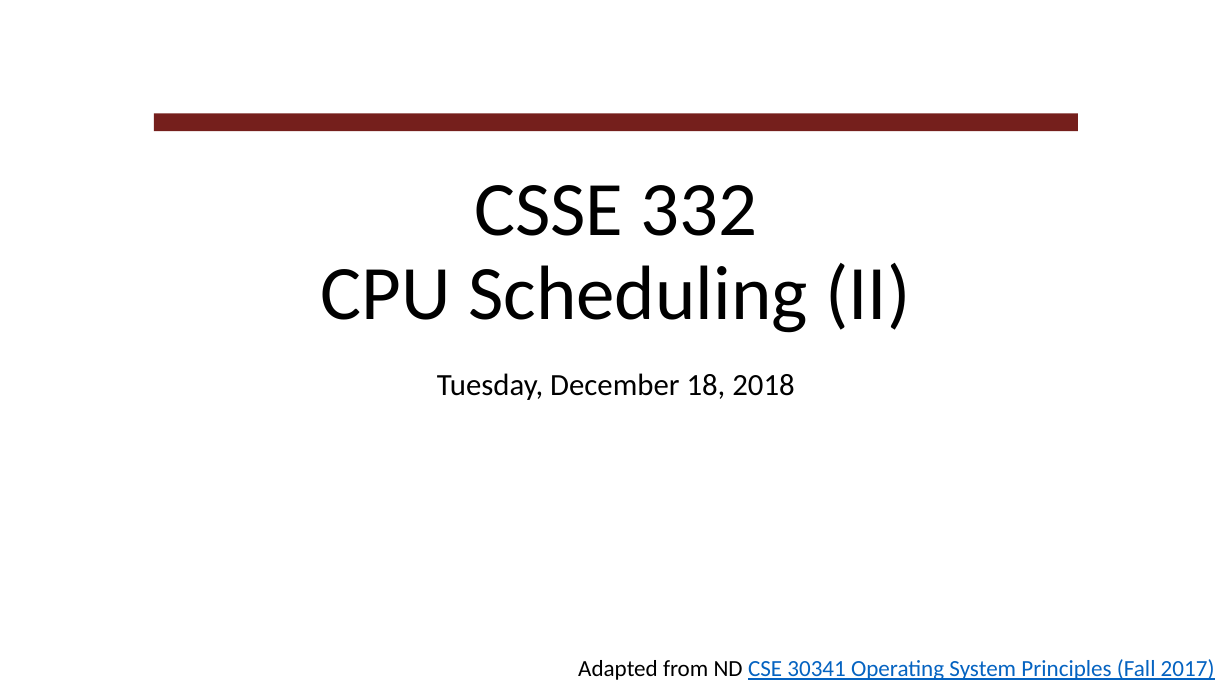
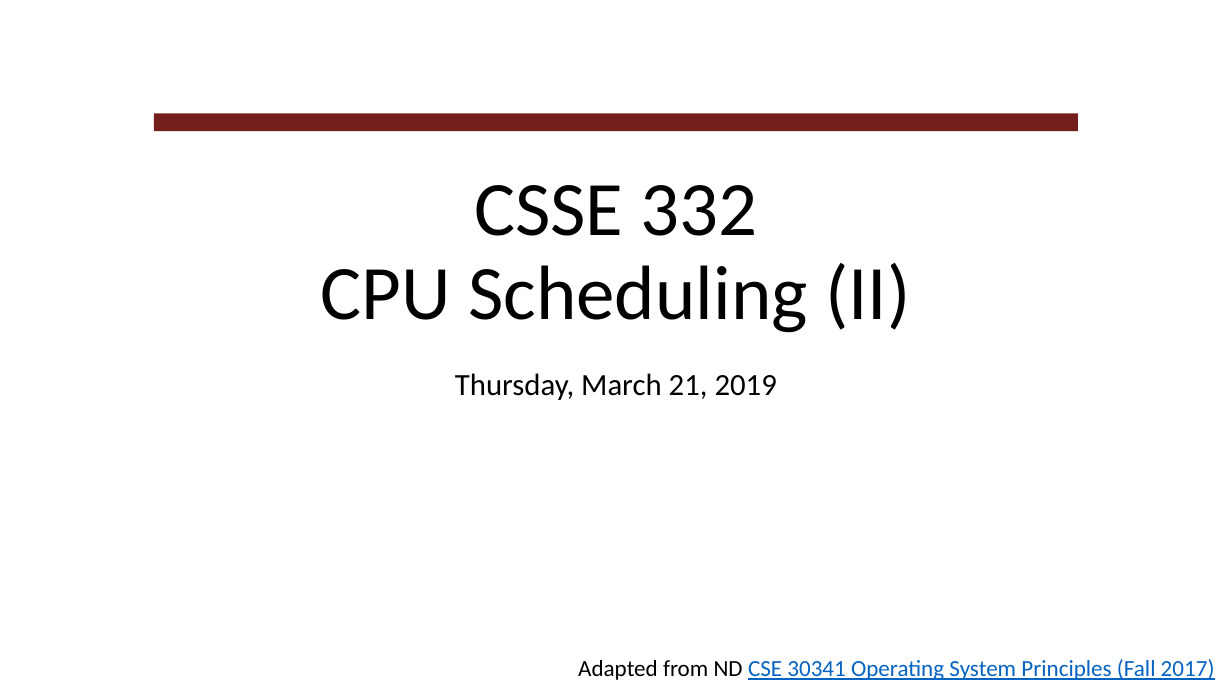
Before and after one commit to RHIT-CSSE/csse332, a slide deck: slide 1 of ClassMaterials/CPU_Scheduling2/CPUScheduling2.pptx. Drawn at 1232x693 pixels with LibreOffice and Linux fonts; fonts in the diff are those of the drawing; background and template pictures are left out. Boxes give left, top, right and bottom in pixels: in the first picture for what was removed or moved away, otherwise in the second. Text is boxed around its words. In the diff, an @@ line names an element or a change of style, - is before the commit and + after.

```diff
--- a/ClassMaterials/CPU_Scheduling2/CPUScheduling2.pptx
+++ b/ClassMaterials/CPU_Scheduling2/CPUScheduling2.pptx
@@ subtitle at (455,373,777,400): text changed @@
-Tuesday, December 18, 2018
+Thursday, March 21, 2019
```
Also in this commit, not shown: 1 slide added, 1 slide removed, 3 other files.
